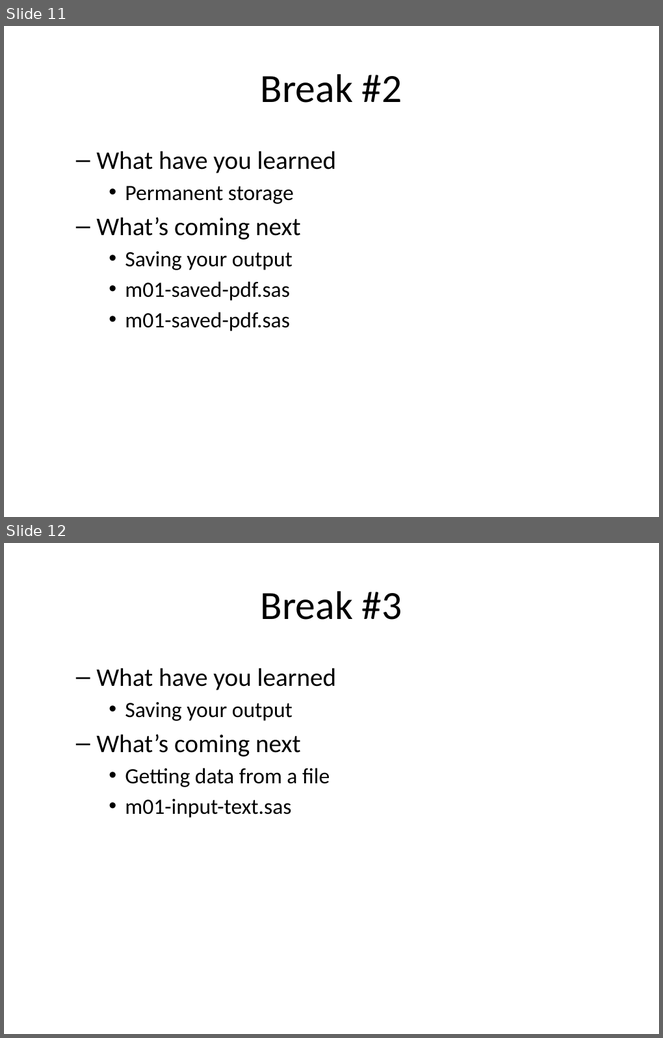
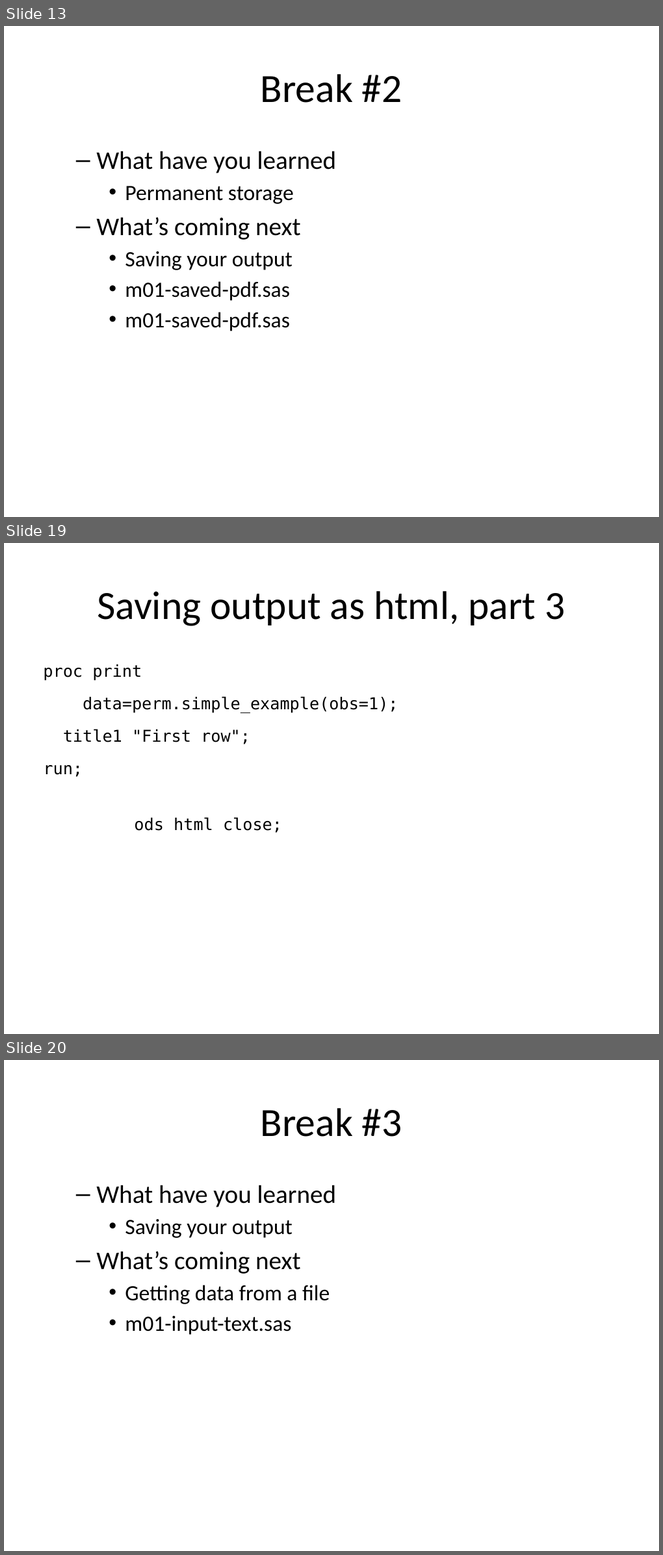
Before and after one commit to pmean/introduction-to-SAS, a slide deck: results/m01-basic-program.pptx. Shown one above the other, each under a label of ours: slides 11 and 12 before the commit, slides 13, 19 and 20 after it; the slides between them are not shown. The pictures are 663x1038 and 663x1555 pixels, drawn with LibreOffice and Linux fonts; fonts in the diff are those of the drawing. Boxes give left, top, right and bottom in pixels: in the first picture for what was removed or moved away, otherwise in the second. Text is boxed around its words. In the diff, an @@ line names an element or a change of style, - is before the commit and + after.

```diff
--- a/results/m01-basic-program.pptx
+++ b/results/m01-basic-program.pptx
@@ slide 19 added at <box>4,543,659,1034</box>, background #FFFFFF @@
@@ title added at <box>97,591,565,626</box>, 44 pt, text #000000 @@
+Saving output as html, part 3
@@ text added at <box>43,665,398,833</box>, 18 pt, text #000000 @@
+proc print
+data=perm.simple_example(obs=1);
+title1 "First row";
+run;
+ods html close;
@@ what was slide 11 is now slide 13 @@
@@ what was slide 12 is now slide 20 @@
```
Also in this commit, not shown: 3 slides changed, 11 other slides added, 6 other files.
